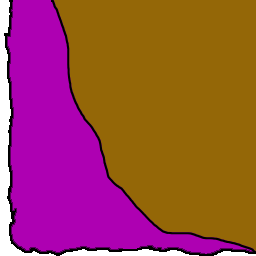
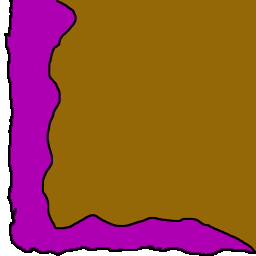
Layers edited between the first and the second 256px x 256px image:
renamed "2" to "Layer 1", hid it, painted on it over [41, 0, 256, 252]
painted on "NUR Right" over [41, 0, 256, 252]
